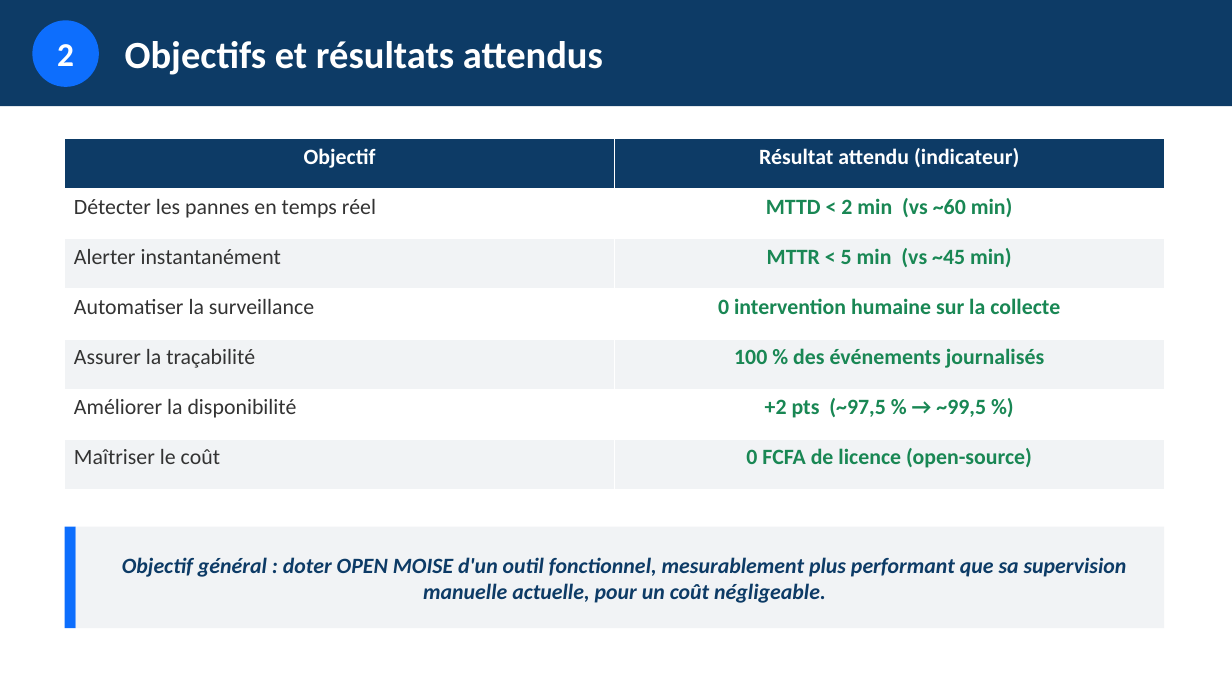
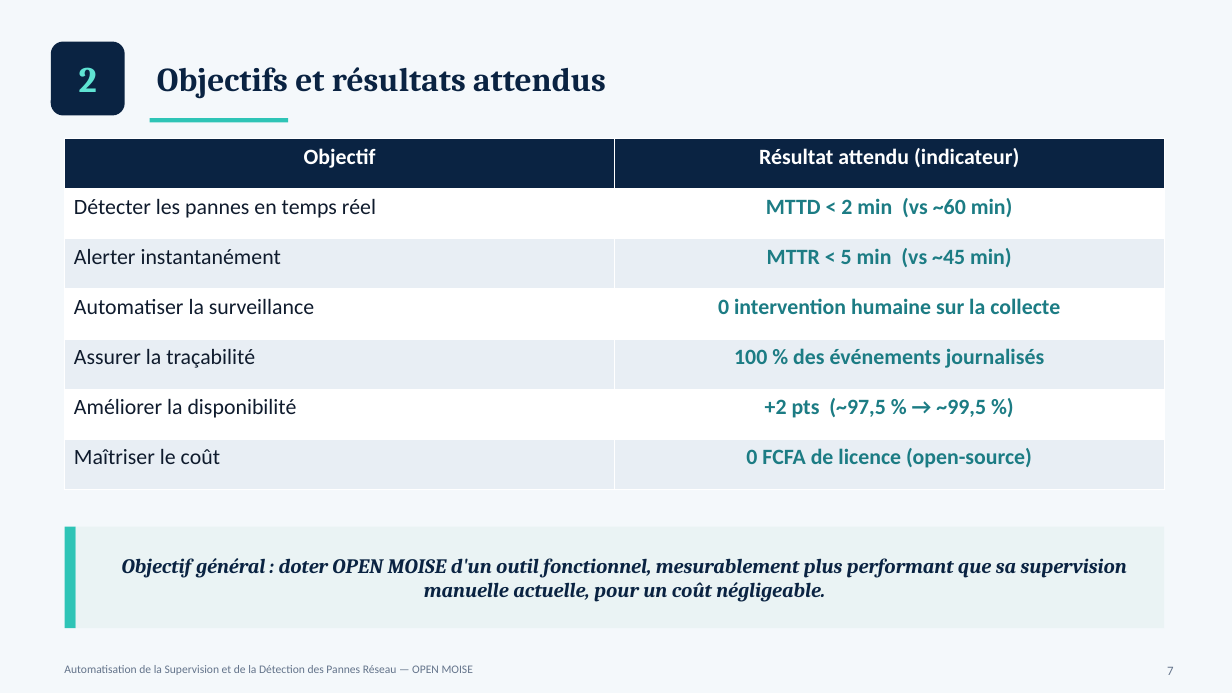
Before and after one commit to esperanceykouassi-bit/Supervision-reseau, a slide deck: slide 7 of soutenance/presentation-projet.pptx. Drawn at 1232x693 pixels with LibreOffice and Linux fonts; fonts in the diff are those of the drawing. Boxes give left, top, right and bottom in pixels: in the first picture for what was removed or moved away, otherwise in the second. Text is boxed around its words. In the diff, an @@ line names an element or a change of style, - is before the commit and + after.

```diff
--- a/soutenance/presentation-projet.pptx
+++ b/soutenance/presentation-projet.pptx
@@ background #FFFFFF to #F4F8FB @@
@@ rectangle removed at box(0, 0, 1232, 106) @@
@@ text "2": place and size @@
-text "2" at box(32, 20, 99, 87)
+text "2" at box(79, 67, 97, 92)
@@ text "2" at box(79, 67, 97, 92): size 26 to 28 pt, font Calibri to Cambria, text colour #FFFFFF to #5FE3D3; fill #0D6EFD to none @@
@@ rounded rectangle added at box(51, 42, 125, 116), fill #0A2342 @@
@@ text "Objectifs et résultats attendus": place and size @@
-text "Objectifs et résultats attendus" at box(125, 41, 603, 75)
+text "Objectifs et résultats attendus" at box(157, 67, 606, 99)
@@ text "Objectifs et résultats attendus" at box(157, 67, 606, 99): size 30 to 26 pt, font Calibri to Cambria, text colour #FFFFFF to #0A2342 @@
@@ rectangle added at box(150, 118, 288, 122), fill #2EC4B6 @@
@@ table at box(65, 139, 1165, 490) @@
@@ fill #0D3B66 to #0A2342 in row 1 @@
@@ fill #F1F3F5 to #E8EEF4 in 6 cells @@
@@ text colour #333333 to #0F1B2D in "Détecter les pannes en temps réel", "Alerter instantanément", "Automatiser la surveillance", "Assurer la traçabilité" and 2 more places @@
@@ text colour #198754 to #1C7C84 in "MTTD < 2 min (vs ~60 min)", "MTTR < 5 min (vs ~45 min)", "0 intervention humaine sur la collecte", "100 % des événements journalisés" and 2 more places @@
@@ rectangle at box(65, 527, 76, 628): fill #0D6EFD to #2EC4B6 @@
@@ rectangle "Objectif général : doter OPEN ..." at box(76, 527, 1165, 628): size 17 to 16 pt, font Calibri to Cambria, text colour #0D3B66 to #0A2342; fill #F1F3F5 to #EAF3F4 @@
@@ text added at box(64, 665, 473, 675), 9 pt, text #64748B @@
+Automatisation de la Supervision et de la Détection des Pannes Réseau — OPEN MOISE
@@ text added at box(1167, 667, 1173, 675), 10 pt, text #64748B @@
+7
```
Also in this commit, not shown: 36 other slides changed, 1 other file.
